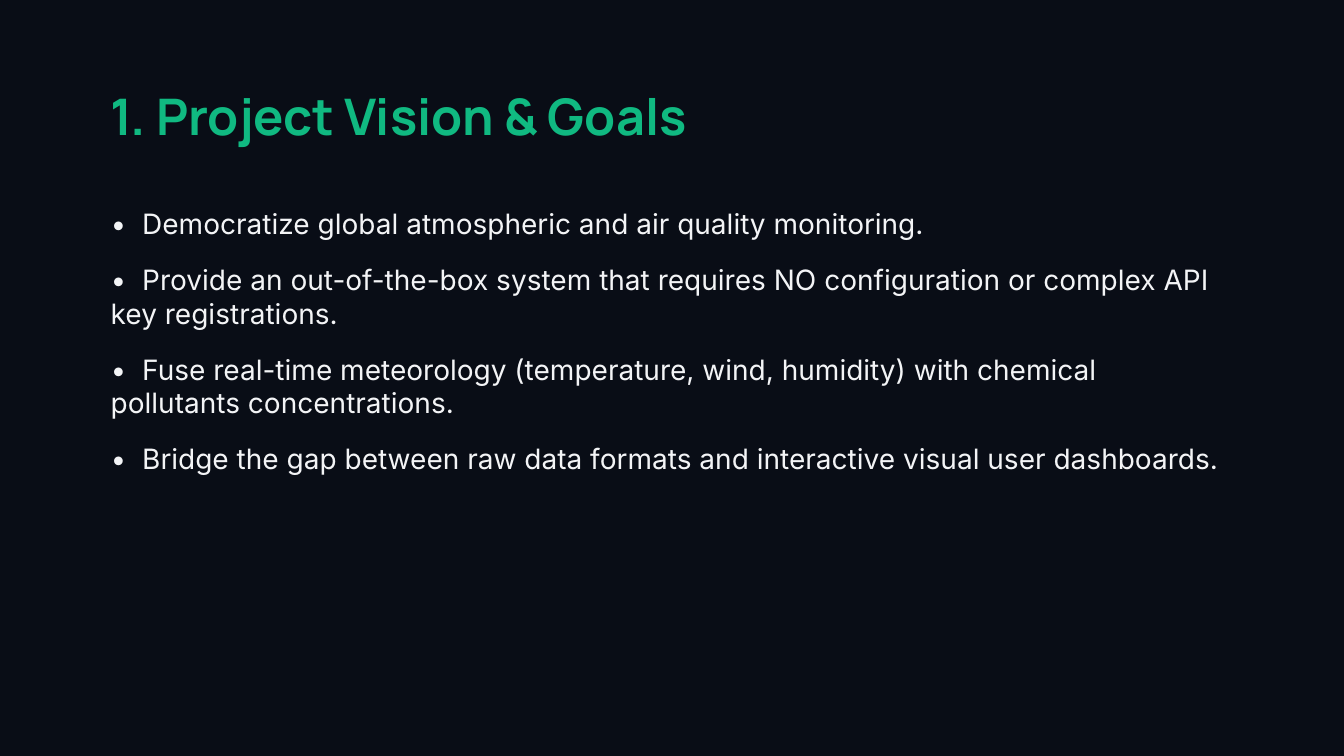
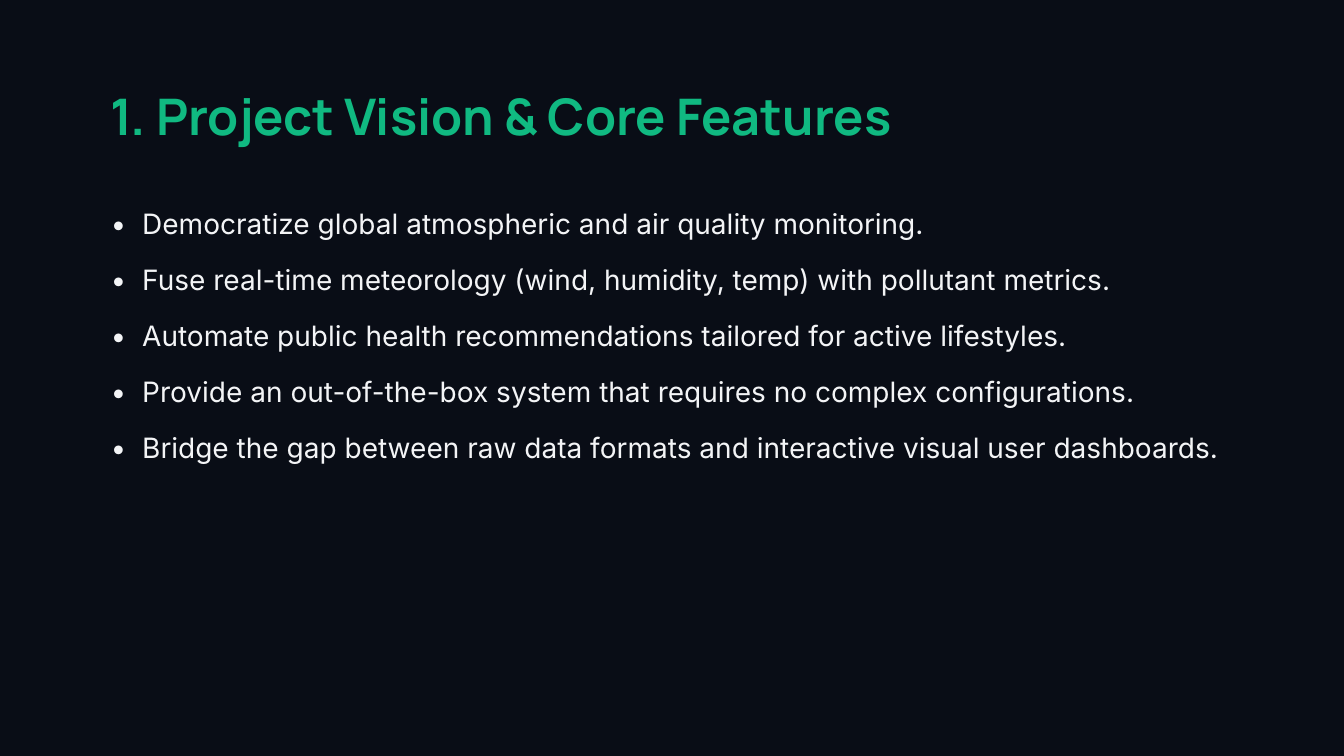
Before and after one commit to Shivaraj519/AeroQuest, a slide deck: slide 2 of AeroQuest_Presentation.pptx. Drawn at 1344x756 pixels with LibreOffice and Linux fonts; fonts in the diff are those of the drawing. Boxes give left, top, right and bottom in pixels: in the first picture for what was removed or moved away, otherwise in the second. Text is boxed around its words. In the diff, an @@ line names an element or a change of style, - is before the commit and + after.

Commit message:
Update project presentation slides for AeroQuest

```diff
--- a/AeroQuest_Presentation.pptx
+++ b/AeroQuest_Presentation.pptx
@@ text at (111, 98, 891, 147): text changed @@
-1. Project Vision & Goals
+1. Project Vision & Core Features
@@ text at (142, 268, 1134, 408): text changed @@
-• Provide an out-of-the-box system that requires NO configuration or complex API key registrations.
-• Fuse real-time meteorology (temperature, wind, humidity) with chemical pollutants concentrations.
+• Fuse real-time meteorology (wind, humidity, temp) with pollutant metrics.
+• Automate public health recommendations tailored for active lifestyles.
+• Provide an out-of-the-box system that requires no complex configurations.
```
Also in this commit, not shown: 4 other slides changed, 4 slides added, 4 slides removed, 1 other file.
